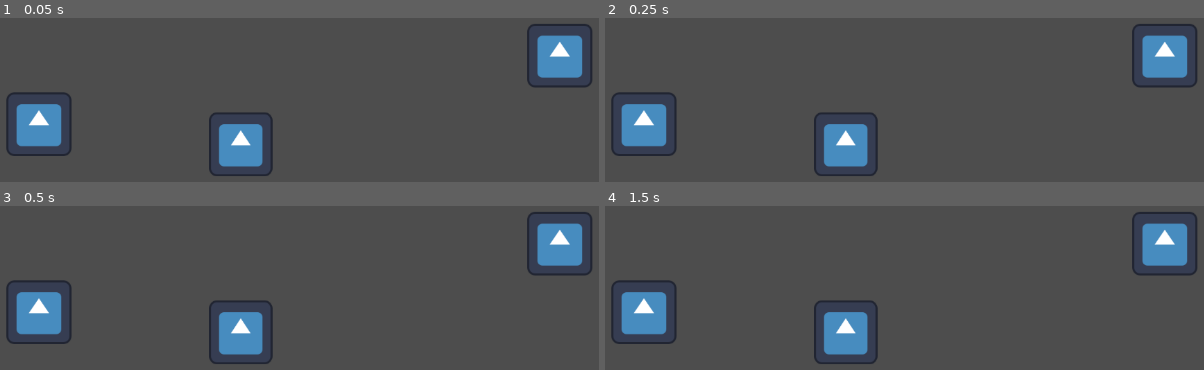
Above: before the commit, frames 1-4 (two rows, left to right).
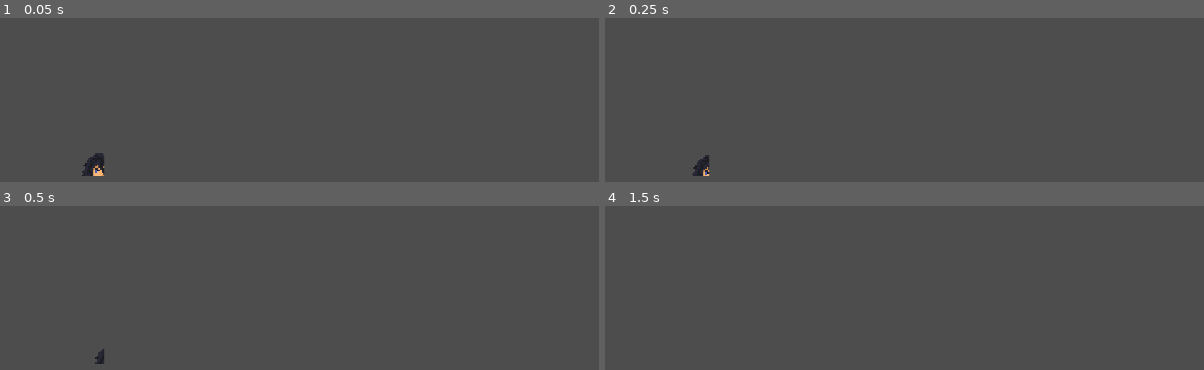
Above: after the commit, the same moments.

Repository: Char212232/Fall2023Game
Game: Godot game, scene res://main.tscn
Same seed, same stepped clock (60 frames per second), same inputs: the game is played once before the commit and once after it. Before the commit the project starts from res://minigame_gravity.tscn. The engine's default icon, where the game draws it, is replaced by a stand-in: a white triangle on a blue panel in a dark square.
Inputs:
- Up to frame 1 (0.05 s): no input
- Up to frame 2 (0.25 s): no input
- Up to frame 3 (0.5 s): no input
- Up to frame 4 (1.5 s): hold Right (ui_right) 0.53-1.28 s; tap Enter at 1.25 s; hold Down (ui_down) from 1.28 s (still down)

The runs differ from the first frame. In frame 1, 8.1% of the frame differs, in the area x 1-99%, y 3-97%; in frame 2, 7.9%; in frame 3, 7.7%; in frame 4, 7.6%.

Commit message:
working with viewports

Diff:
--- /dev/null
+++ b/GravPull.gd
@@ -0,0 +1,13 @@
+extends Area2D
+
+
+# Called when the node enters the scene tree for the first time.
+func _ready():
+	pass
+
+
+# Called every frame. 'delta' is the elapsed time since the previous frame.
+func _process(_delta):
+	position = Vector2(960, 540)
+	get_node("CollisionShape2D").position = Vector2(0, 0)
+	get_node("Sprite2D").position = Vector2(0, 0)
--- a/Player.gd
+++ b/Player.gd
@@ -1,11 +1,10 @@
 # Player.gd
 extends RigidBody2D
 
-var speed : float = 400
+var speed : float = 300
 
 func _process(delta):
 	process_input(delta)
-	rotation_degrees = 0
 
 func process_input(_delta):
 	var direction = Vector2()
@@ -25,7 +24,6 @@
 	var gravPull = get_node("../GravPull")
 	var directionToGravPull = (gravPull.global_position - global_position).normalized()
 	var distanceToGravPull = global_position.distance_to(gravPull.global_position)
-	print("distance: ", distanceToGravPull)
 	# Adjust the gravitational pull strength based on the distance
 	var maxPullStrength = 400.0
 	var minPullStrength = 200.0
@@ -33,8 +31,7 @@
 
 	# Apply the gravitational pull as a force or velocity
 	var finalforce = directionToGravPull * clamp(minPullStrength + distanceFactor * maxPullStrength, minPullStrength, maxPullStrength)
-	print_debug("finalforce: ", finalforce)
-	finalforce = finalforce*20
+	finalforce = finalforce*10
 	apply_force(finalforce, Vector2(0,0))
 
 func apply_movement(direction):
@@ -43,8 +40,7 @@
 
 
 func _on_grav_pull_body_entered(_body):
-	print_debug("body entered")
-	get_node("../label_died").visible=true
+	#get_node("../label_died").visible=true
 	var vxd = sign(linear_velocity.x)
 	var vyd = sign(linear_velocity.y)
 	linear_velocity = Vector2(vxd*1000,vyd*1000)
--- /dev/null
+++ b/SubViewport.gd
@@ -0,0 +1,11 @@
+extends SubViewport
+
+
+# Called when the node enters the scene tree for the first time.
+func _ready():
+	pass
+
+
+# Called every frame. 'delta' is the elapsed time since the previous frame.
+func _process(delta):
+	pass
--- a/TEST.tscn
+++ /dev/null
@@ -1,5 +0,0 @@
-[gd_scene format=3 uid="uid://csapvip4q8hxr"]
-
-[node name="Node2D" type="Node2D"]
-
-[node name="AnimatedSprite2D" type="AnimatedSprite2D" parent="."]
--- /dev/null
+++ b/main.gd
@@ -0,0 +1,14 @@
+extends Node2D
+
+@onready var viewport1 = get_node("Viewports/TopLeft/SubViewport")
+@onready var viewport2 = get_node("Viewports/TopRight/SubViewport")
+@onready var camera1 = get_node("Viewports/TopLeft/SubViewport/Camera2D")
+@onready var camera2 = get_node("Viewports/TopRight/SubViewport/Camera2D")
+var scene = load("res://minigame_gravity.tscn")
+
+func _ready():
+	pass
+	#viewport1.add_child(scene)
+# Called every frame. 'delta' is the elapsed time since the previous frame.
+func _process(_delta):
+	pass
--- /dev/null
+++ b/main.tscn
@@ -0,0 +1,52 @@
+[gd_scene load_steps=4 format=3 uid="uid://c44xbrln31f8p"]
+
+[ext_resource type="Script" path="res://main.gd" id="1_kudup"]
+
+[sub_resource type="GDScript" id="GDScript_vrte3"]
+
+[sub_resource type="GDScript" id="GDScript_lvdyr"]
+script/source = "extends SubViewport
+
+
+# Called when the node enters the scene tree for the first time.
+func _ready():
+	var scene = load(\"res://minigame_gravity.tscn\")
+	add_child(scene.instantiate())
+
+
+# Called every frame. 'delta' is the elapsed time since the previous frame.
+func _process(_delta):
+	pass
+"
+
+[node name="Main" type="Node2D"]
+position = Vector2(568, 306)
+script = ExtResource("1_kudup")
+
+[node name="Viewports" type="HBoxContainer" parent="."]
+anchors_preset = 15
+anchor_right = 1.0
+anchor_bottom = 1.0
+grow_horizontal = 2
+grow_vertical = 2
+alignment = 1
+
+[node name="TopLeft" type="SubViewportContainer" parent="Viewports"]
+layout_mode = 2
+script = SubResource("GDScript_vrte3")
+
+[node name="SubViewport" type="SubViewport" parent="Viewports/TopLeft"]
+handle_input_locally = false
+render_target_update_mode = 4
+script = SubResource("GDScript_lvdyr")
+
+[node name="Camera2D" type="Camera2D" parent="Viewports/TopLeft/SubViewport"]
+
+[node name="TopRight" type="SubViewportContainer" parent="Viewports"]
+layout_mode = 2
+
+[node name="SubViewport" type="SubViewport" parent="Viewports/TopRight"]
+handle_input_locally = false
+render_target_update_mode = 4
+
+[node name="Camera2D" type="Camera2D" parent="Viewports/TopRight/SubViewport"]
--- a/minigame_gravity.tscn
+++ b/minigame_gravity.tscn
@@ -1,7 +1,9 @@
-[gd_scene load_steps=6 format=3 uid="uid://dbw610ne1h13y"]
-
+[gd_scene load_steps=8 format=3 uid="uid://dbw610ne1h13y"]
+
+[ext_resource type="Script" path="res://GravPull.gd" id="1_htsol"]
 [ext_resource type="Texture2D" uid="uid://bxoxnm32wcawf" path="res://icon.svg" id="2_03apl"]
 [ext_resource type="Script" path="res://Player.gd" id="3_4ro7b"]
+[ext_resource type="Texture2D" uid="uid://bh6sliohdeq2l" path="res://SwimGameFaceForward.png" id="3_ktqpx"]
 
 [sub_resource type="RectangleShape2D" id="RectangleShape2D_l3upm"]
 size = Vector2(104, 110)
@@ -1270,34 +1272,55 @@
 
 [node name="Node2D" type="Node2D"]
 
-[node name="GravPull" type="Area2D" parent="."]
-position = Vector2(537, 284)
-
-[node name="CollisionShape2D" type="CollisionShape2D" parent="GravPull"]
-position = Vector2(-2, 7)
+[node name="Node" type="Node" parent="."]
+
+[node name="GravPull" type="Area2D" parent="Node"]
+position = Vector2(925, 491)
+script = ExtResource("1_htsol")
+
+[node name="CollisionShape2D" type="CollisionShape2D" parent="Node/GravPull"]
+position = Vector2(5, -4)
 shape = SubResource("RectangleShape2D_l3upm")
 
-[node name="Sprite2D" type="Sprite2D" parent="GravPull"]
-position = Vector2(-1.00003, 7.99998)
-scale = Vector2(0.712891, 0.722656)
+[node name="Sprite2D" type="Sprite2D" parent="Node/GravPull"]
+position = Vector2(5.99997, -7.99997)
+scale = Vector2(1, 1.014)
 texture = ExtResource("2_03apl")
 
-[node name="Player" type="RigidBody2D" parent="."]
+[node name="Player" type="RigidBody2D" parent="Node"]
 position = Vector2(247, 263)
 gravity_scale = 0.0
+lock_rotation = true
 freeze_mode = 1
 script = ExtResource("3_4ro7b")
 
-[node name="Sprite2D" type="Sprite2D" parent="Player"]
-position = Vector2(-2, 0)
+[node name="Sprite2D" type="Sprite2D" parent="Node/Player"]
+texture_filter = 1
+position = Vector2(9, 7)
+scale = Vector2(4, 4)
+texture = ExtResource("3_ktqpx")
+
+[node name="CollisionShape2D" type="CollisionShape2D" parent="Node/Player"]
+position = Vector2(3, 12)
+shape = SubResource("RectangleShape2D_ofe47")
+
+[node name="Item" type="RigidBody2D" parent="Node"]
+position = Vector2(818, 136)
+collision_layer = 2
+collision_mask = 2
+mass = 0.01
+gravity_scale = 0.0
+
+[node name="Sprite2D" type="Sprite2D" parent="Node/Item"]
+position = Vector2(84, 1)
 scale = Vector2(0.734375, 0.71875)
 texture = ExtResource("2_03apl")
 
-[node name="CollisionShape2D" type="CollisionShape2D" parent="Player"]
-position = Vector2(-4, 0)
+[node name="CollisionShape2D" type="CollisionShape2D" parent="Node/Item"]
+position = Vector2(85, 0)
 shape = SubResource("RectangleShape2D_ofe47")
 
-[node name="label_died" type="RichTextLabel" parent="."]
+[node name="label_died" type="RichTextLabel" parent="Node"]
 visible = false
 offset_left = 138.0
 offset_top = 114.0
@@ -1307,20 +1330,4 @@
 theme_override_font_sizes/normal_font_size = 200
 text = "You Died!"
 
-[node name="Item" type="RigidBody2D" parent="."]
-position = Vector2(818, 136)
-collision_layer = 2
-collision_mask = 2
-mass = 0.01
-gravity_scale = 0.0
-
-[node name="Sprite2D" type="Sprite2D" parent="Item"]
-position = Vector2(178, 28)
-scale = Vector2(0.734375, 0.71875)
-texture = ExtResource("2_03apl")
-
-[node name="CollisionShape2D" type="CollisionShape2D" parent="Item"]
-position = Vector2(85, 0)
-shape = SubResource("RectangleShape2D_ofe47")
-
-[connection signal="body_entered" from="GravPull" to="Player" method="_on_grav_pull_body_entered"]
+[connection signal="body_entered" from="Node/GravPull" to="Node/Player" method="_on_grav_pull_body_entered"]
--- a/project.godot
+++ b/project.godot
@@ -11,6 +11,17 @@
 [application]
 
 config/name="FallGameV2"
-run/main_scene="res://minigame_gravity.tscn"
+run/main_scene="res://main.tscn"
 config/features=PackedStringArray("4.0", "Forward Plus")
 config/icon="res://icon.svg"
+
+[display]
+
+window/size/viewport_width=1920
+window/size/viewport_height=1080
+window/size/mode=3
+window/size/borderless=true
+
+[rendering]
+
+textures/canvas_textures/default_texture_filter=0
Binary file added: SwimGameFaceForward.png
Not shown, added: SwimGameFaceForward.png.import
